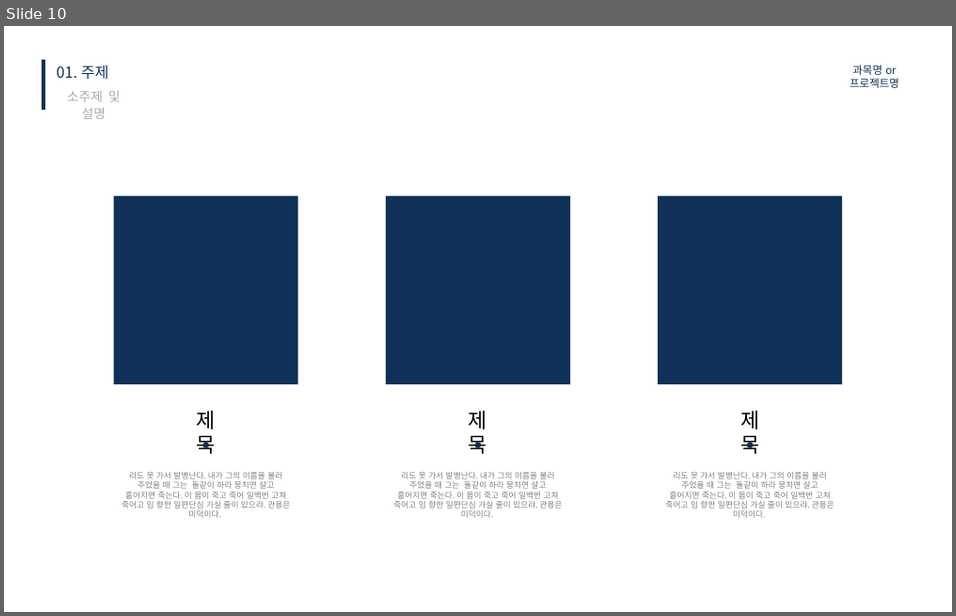
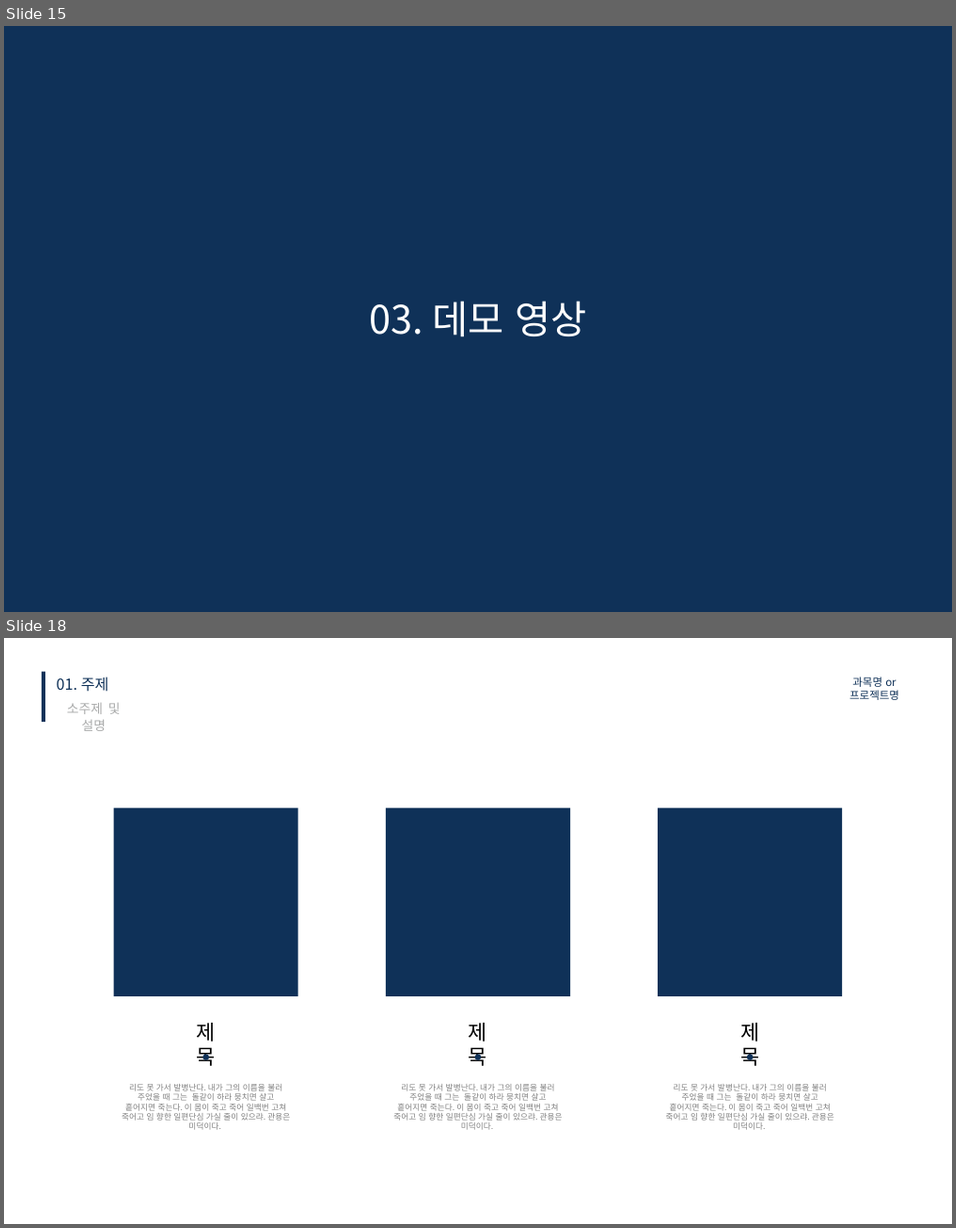
Before and after one commit to kimkyowon/Capstone_Design, a slide deck: 1.PrecisionLandingModule/1.ReasearchNote/FinalReport/캡스톤디자인 최종 발표 ICT융합학부 2018045323 김교원.pptx. Shown one above the other, each under a label of ours: slide 10 before the commit, slides 15 and 18 after it; the slides between them are not shown. The pictures are 956x616 and 956x1228 pixels, drawn with LibreOffice and Linux fonts; fonts in the diff are those of the drawing. Boxes give left, top, right and bottom in pixels: in the first picture for what was removed or moved away, otherwise in the second. Text is boxed around its words. In the diff, an @@ line names an element or a change of style, - is before the commit and + after.

```diff
--- a/1.PrecisionLandingModule/1.ReasearchNote/FinalReport/캡스톤디자인 최종 발표 ICT융합학부 2018045323 김교원.pptx
+++ b/1.PrecisionLandingModule/1.ReasearchNote/FinalReport/캡스톤디자인 최종 발표 ICT융합학부 2018045323 김교원.pptx
@@ slide 15 added at (x1=4, y1=26, x2=952, y2=612), background #FFFFFF @@
@@ rectangle added at (x1=4, y1=26, x2=952, y2=612), fill #0F3158 @@
@@ text added at (x1=370, y1=300, x2=586, y2=337), 36 pt, text #FFFFFF @@
+03. 데모 영상
@@ what was slide 10 is now slide 18 @@
```
Also in this commit, not shown: 2 slides changed, 11 other slides added, 5 slides removed, 3 other files.
